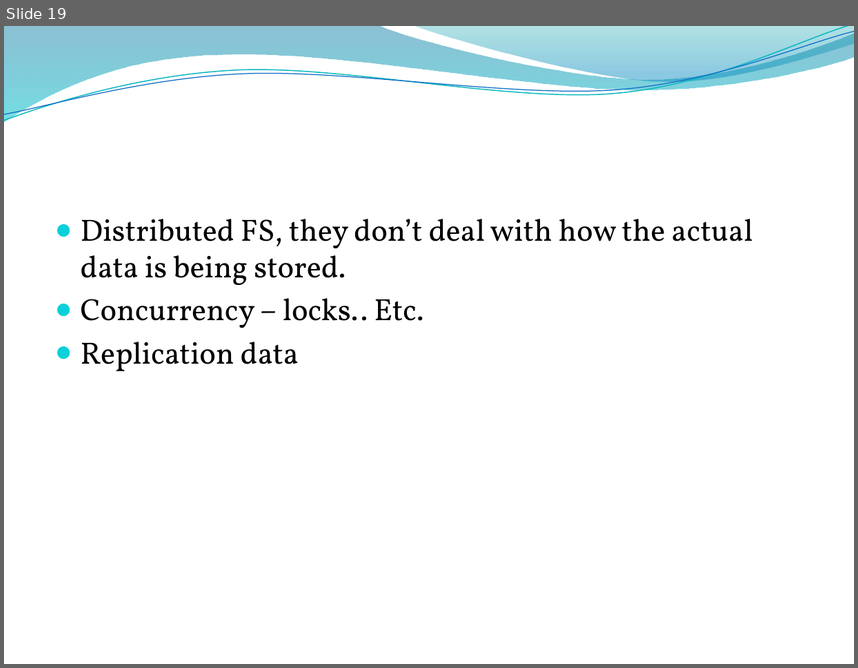
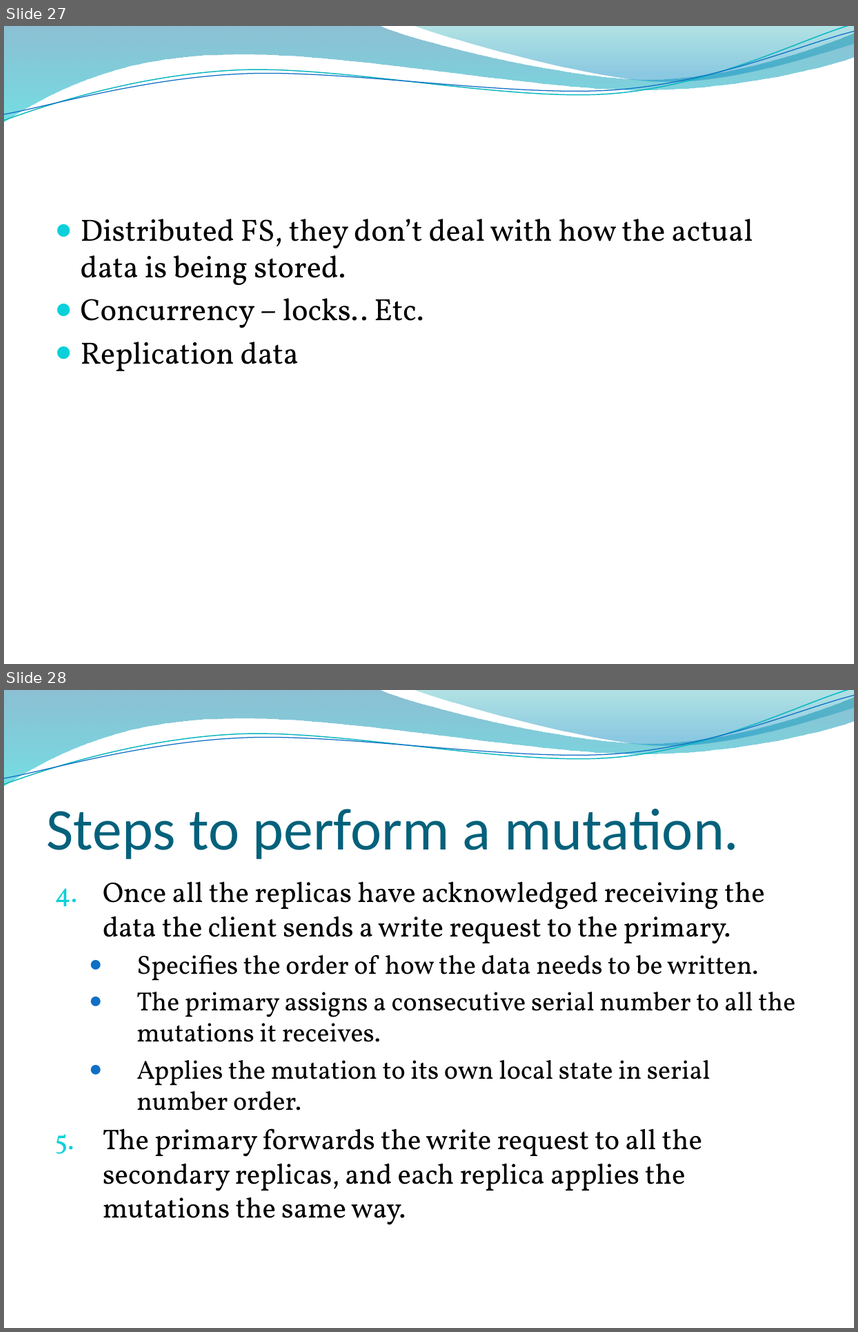
Before and after one commit to edvelezg/unb-os, a slide deck: google-fs/google-fs.pptx. Shown one above the other, each under a label of ours: slide 19 before the commit, slides 27 and 28 after it. The pictures are 858x668 and 858x1332 pixels, drawn with LibreOffice and Linux fonts; fonts in the diff are those of the drawing; background and template pictures are left out. Boxes give left, top, right and bottom in pixels: in the first picture for what was removed or moved away, otherwise in the second. Text is boxed around its words. In the diff, an @@ line names an element or a change of style, - is before the commit and + after.

```diff
--- a/google-fs/google-fs.pptx
+++ b/google-fs/google-fs.pptx
@@ slide 28 added at <box>4,690,854,1328</box>, background picture (left out); not listed: 4 template elements that a slide beside it also shows @@
@@ title added at <box>47,809,739,859</box>, 50 pt, text #04617B @@
+Steps to perform a mutation.
@@ text added at <box>103,881,795,1225</box>, 24.1 pt, text #000000 @@
+4. Once all the replicas have acknowledged receiving the data the client sends a write request to the primary.
+  ● Specifies the order of how the data needs to be written.
+  ● The primary assigns a consecutive serial number to all the mutations it receives.
+  ● Applies the mutation to its own local state in serial number order.
+5. The primary forwards the write request to all the secondary replicas, and each replica applies the mutations the same way.
@@ what was slide 19 is now slide 27 @@
```
Also in this commit, not shown: 7 other slides added, 1 slide removed.
